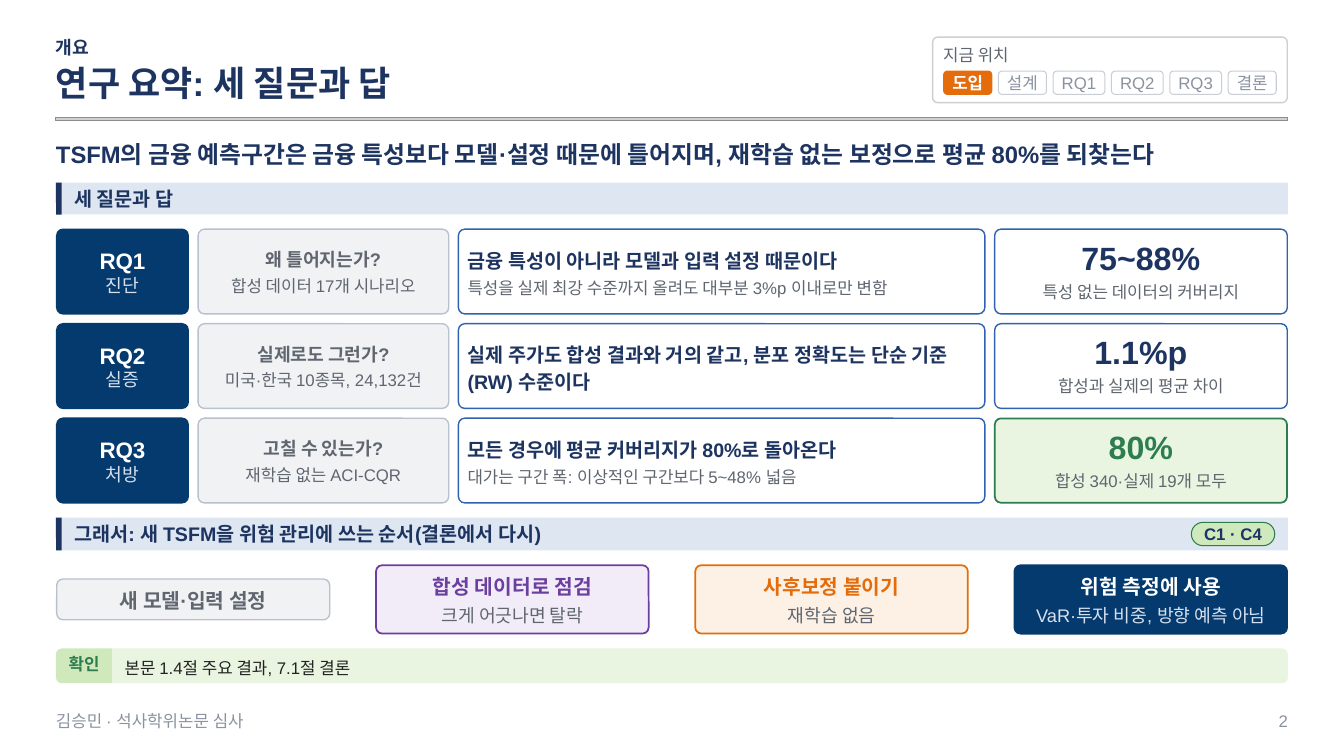
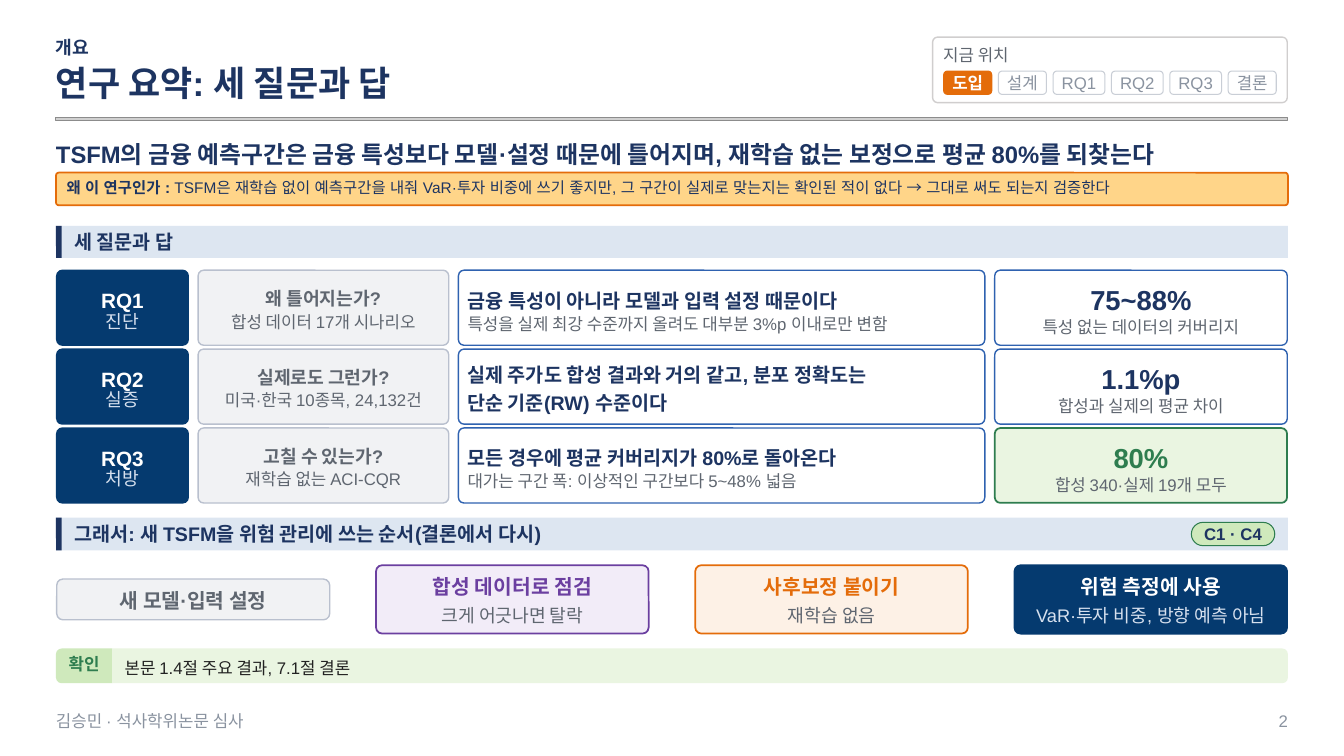
Before and after one commit to sapzzil/Master-thesis, a slide deck: slide 2 of 05_논문작성/석사학위논문 심사 발표_v3.pptx. Drawn at 1344x756 pixels with LibreOffice and Linux fonts; fonts in the diff are those of the drawing; grey boxes stand for pictures; background and template pictures are left out. Boxes give left, top, right and bottom in pixels: in the first picture for what was removed or moved away, otherwise in the second. Text is boxed around its words. In the diff, an @@ line names an element or a change of style, - is before the commit and + after.

Commit message:
work session checkpoint 2026-11-23 11:00:09.02

```diff
--- a/05_논문작성/석사학위논문 심사 발표_v3.pptx
+++ b/05_논문작성/석사학위논문 심사 발표_v3.pptx
@@ rounded rectangle added at (x1=56, y1=172, x2=1289, y2=205), fill #FFD589, outline #E46C0A 1.25 pt, 11 pt, text #1D3461 @@
+왜 이 연구인가 : TSFM은 재학습 없이 예측구간을 내줘 VaR·투자 비중에 쓰기 좋지만, 그 구간이 실제로 맞는지는 확인된 적이 없다 → 그대로 써도 되는지 검증한다
@@ rectangle "세 질문과 답" moved from (x1=56, y1=182, x2=1289, y2=215) to (x1=56, y1=226, x2=1289, y2=258) @@
@@ line moved from (58, 182) - (58, 215) to (58, 226) - (58, 258) @@
@@ rounded rectangle resized from (x1=56, y1=229, x2=190, y2=315) to (x1=56, y1=269, x2=190, y2=346) @@
@@ size 16 to 14.8 pt in 3 elements at (x1=101, y1=451, x2=144, y2=471), (x1=101, y1=372, x2=144, y2=392), (x1=101, y1=293, x2=144, y2=312) @@
@@ 4 texts moved together from (x1=100, y1=247, x2=1200, y2=274) to (x1=101, y1=289, x2=1191, y2=312) @@
@@ rounded rectangle resized from (x1=199, y1=229, x2=450, y2=314) to (x1=199, y1=270, x2=450, y2=345) @@
@@ rounded rectangle resized from (x1=459, y1=229, x2=985, y2=314) to (x1=459, y1=270, x2=985, y2=345) @@
@@ rounded rectangle resized from (x1=995, y1=229, x2=1288, y2=314) to (x1=995, y1=270, x2=1288, y2=345) @@
@@ size 23 to 19.6 pt in 3 elements at (x1=1114, y1=449, x2=1169, y2=469), (x1=1101, y1=370, x2=1180, y2=395), (x1=1090, y1=291, x2=1191, y2=311) @@
@@ 4 texts moved together from (x1=106, y1=273, x2=1239, y2=300) to (x1=106, y1=309, x2=1239, y2=335) @@
@@ rounded rectangle resized from (x1=56, y1=323, x2=190, y2=408) to (x1=56, y1=349, x2=190, y2=425) @@
@@ rounded rectangle resized from (x1=199, y1=324, x2=450, y2=408) to (x1=199, y1=349, x2=450, y2=423) @@
@@ rounded rectangle "실제 주가도 합성 결과와 거의 ..." resized from (x1=459, y1=324, x2=985, y2=408) to (x1=459, y1=349, x2=985, y2=423) @@
@@ rounded rectangle resized from (x1=995, y1=324, x2=1288, y2=408) to (x1=995, y1=349, x2=1288, y2=423) @@
@@ text "RQ2" moved from (x1=100, y1=348, x2=146, y2=369) to (x1=101, y1=372, x2=144, y2=392) @@
@@ 3 texts moved together from (x1=106, y1=368, x2=1224, y2=394) to (x1=106, y1=388, x2=1224, y2=414) @@
@@ text "실제로도 그런가?" moved from (x1=257, y1=345, x2=389, y2=363) to (x1=257, y1=368, x2=389, y2=386) @@
@@ text "1.1%p" moved from (x1=1094, y1=341, x2=1187, y2=371) to (x1=1101, y1=370, x2=1180, y2=395) @@
@@ rounded rectangle resized from (x1=56, y1=417, x2=190, y2=503) to (x1=56, y1=427, x2=190, y2=504) @@
@@ 5 texts moved together from (x1=100, y1=442, x2=1227, y2=489) to (x1=101, y1=451, x2=1227, y2=493) @@
@@ rounded rectangle resized from (x1=199, y1=418, x2=450, y2=503) to (x1=199, y1=429, x2=450, y2=503) @@
@@ text "고칠 수 있는가?" moved from (x1=264, y1=439, x2=383, y2=457) to (x1=264, y1=447, x2=383, y2=465) @@
@@ rounded rectangle resized from (x1=459, y1=418, x2=985, y2=503) to (x1=459, y1=429, x2=985, y2=503) @@
@@ text "모든 경우에 평균 커버리지가 80%로 ..." moved from (x1=468, y1=440, x2=836, y2=459) to (x1=468, y1=448, x2=836, y2=467) @@
@@ rounded rectangle resized from (x1=995, y1=418, x2=1288, y2=503) to (x1=995, y1=429, x2=1288, y2=503) @@
@@ text "80%" moved from (x1=1109, y1=436, x2=1173, y2=460) to (x1=1114, y1=449, x2=1169, y2=469) @@
```
